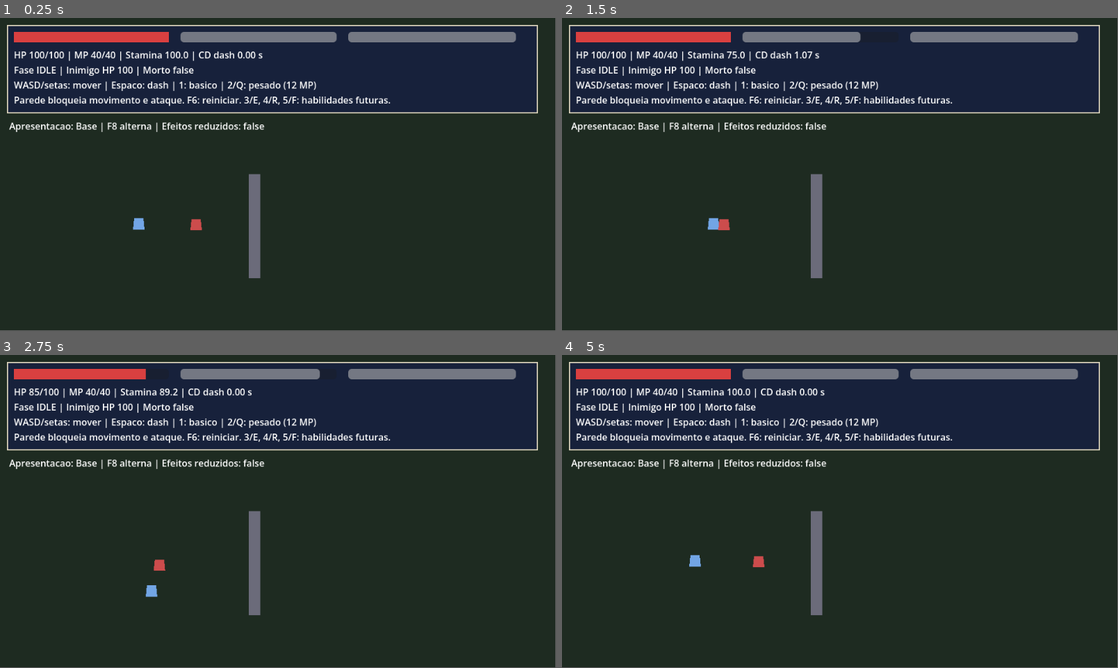
Above: before the commit, frames 1-4 (two rows, left to right).
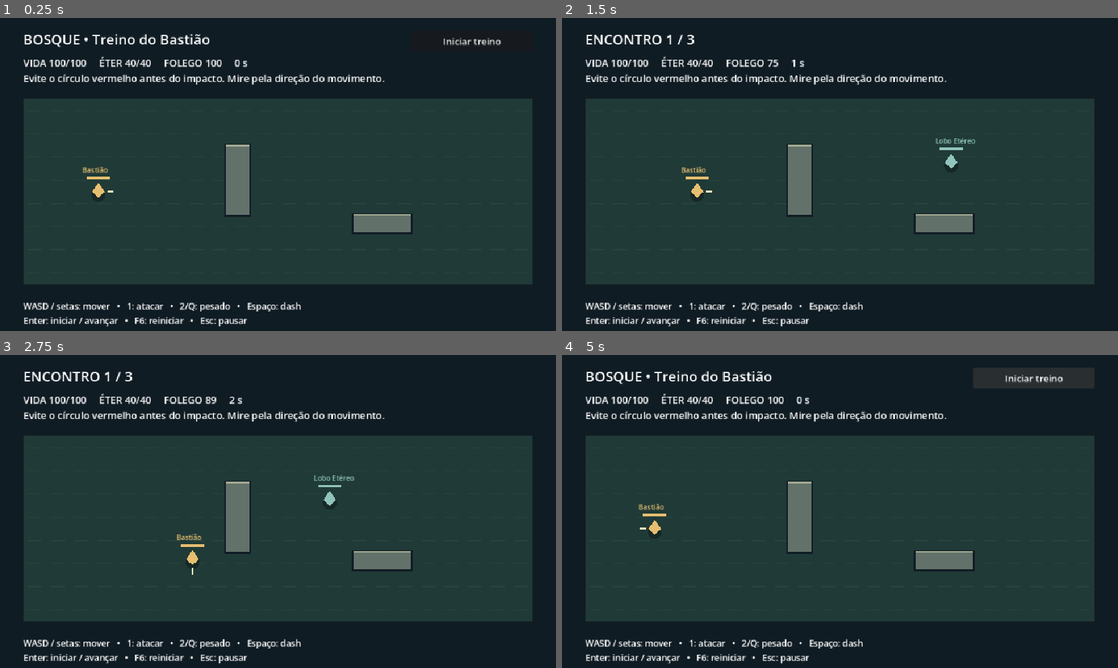
Above: after the commit, the same moments.

Repository: Sarhuman/Echoes-of-Aethel
Game: Godot game, scene res://playtest/arena.tscn
Same seed, same stepped clock (60 frames per second), same inputs: the game is played once before the commit and once after it. Before the commit the project starts from res://scenes/test_scene.tscn.
Inputs (mouse positions are in pixels of both pictures, inside the frame that each line leads up to):
- Up to frame 1 (0.25 s): no input
- Up to frame 2 (1.5 s): click (1034, 39) at 0.5 s, where only the run after the commit has a clickable "Iniciar treino"; tap Enter at 1.25 s; hold D (move_right) from 1.28 s (still down); tap Space (dash) at 1.35 s
- Up to frame 3 (2.75 s): tap Enter at 1.55, 2.1 s; release D (move_right) at 2.03 s; hold S (move_down) from 2.03 s (still down); tap Space (dash) at 2.3 s
- Up to frame 4 (5 s): release S (move_down) at 2.78 s; hold D (move_right) 2.78-3.53 s; tap 1 (attack_basic) at 2.85 s; tap Enter at 3.05, 4.35 s; hold W (move_up) 3.53-4.28 s; tap Space (dash) at 3.6 s; hold A (move_left) from 4.28 s (still down); tap F6 (debug_restart) at 4.9 s
In our replay, the window is 799x449 before the commit and 800x450 after it. These sizes can differ from the game's own. Grey fills any space a smaller window leaves; there, only what the larger window draws over its background counts as a difference.

The runs differ from the first frame. In frame 1, 17% of the frame differs, in the area x 1-97%, y 2-99%; in frame 2, 16%; in frame 3, 16%; in frame 4, 16%.

Commit message:
feat: add three-encounter arena playtest 0.2.0-dev

Diff:
--- /dev/null
+++ b/client/godot/playtest/arena.gd
@@ -0,0 +1,196 @@
+extends Node2D
+## Disposable playtest session. Does not read/write campaign progress.
+enum Stage { READY, FIGHT, REST, WON, LOST }
+const BOUNDS := Rect2(40, 140, 880, 320)
+const OBSTACLES: Array[Rect2] = [Rect2(390, 220, 40, 120), Rect2(610, 340, 100, 30)]
+var navigation := ArenaNavigation.new()
+var player: Player
+var enemies: Array[ActorBase] = []
+var stage := Stage.READY
+var wave := 0
+var elapsed := 0.0
+var banner: Label
+var stats: Label
+var hint: Label
+var action: Button
+var notice := ""
+
+func _ready() -> void:
+	navigation.configure(BOUNDS, OBSTACLES)
+	for rect in OBSTACLES:
+		_wall(rect)
+	for rect in [Rect2(20, 120, 920, 20), Rect2(20, 460, 920, 20), Rect2(20, 140, 20, 320), Rect2(920, 140, 20, 320)]:
+		_wall(rect)
+	player = Player.new()
+	player.name = "Player"
+	player.actor_id = &"playtest.player"
+	player.team_id = &"player"
+	player.position = Vector2(170, 300)
+	_body(player)
+	add_child(player)
+	player.skill_unavailable.connect(func(slot): notice = "Habilidade %d reservada. Use 1 ou 2/Q." % slot)
+	player.attack_started.connect(func(_id): notice = "")
+	var layer := CanvasLayer.new()
+	add_child(layer)
+	banner = _label(layer, Vector2(40, 20), 24)
+	stats = _label(layer, Vector2(40, 65), 17)
+	hint = _label(layer, Vector2(40, 486), 15)
+	hint.text = "WASD / setas: mover   •   1: atacar   •   2/Q: pesado   •   Espaço: dash\nEnter: iniciar / avançar   •   F6: reiniciar   •   Esc: pausar"
+	action = Button.new()
+	action.position = Vector2(710, 22)
+	action.size = Vector2(210, 36)
+	action.focus_mode = Control.FOCUS_NONE
+	action.pressed.connect(advance_session)
+	layer.add_child(action)
+	process_mode = Node.PROCESS_MODE_ALWAYS
+	player.process_mode = Node.PROCESS_MODE_PAUSABLE
+	_refresh()
+
+func _label(parent: Node, point: Vector2, size: int) -> Label:
+	var label := Label.new()
+	label.position = point
+	label.add_theme_font_size_override("font_size", size)
+	parent.add_child(label)
+	return label
+
+func _body(actor: ActorBase) -> void:
+	actor.collision_layer = 1
+	actor.collision_mask = 2 # Actors can separate freely; scenery remains solid.
+	var collision := CollisionShape2D.new()
+	var shape := CircleShape2D.new()
+	shape.radius = 9.0
+	collision.shape = shape
+	actor.add_child(collision)
+
+func _wall(rect: Rect2) -> void:
+	var body := StaticBody2D.new()
+	body.position = rect.get_center()
+	body.collision_layer = 2
+	body.collision_mask = 0
+	var shape := RectangleShape2D.new()
+	shape.size = rect.size
+	var collision := CollisionShape2D.new()
+	collision.shape = shape
+	body.add_child(collision)
+	add_child(body)
+
+func advance_session() -> void:
+	if get_tree().paused:
+		return
+	if stage in [Stage.WON, Stage.LOST]:
+		get_tree().reload_current_scene()
+	elif stage in [Stage.READY, Stage.REST]:
+		_start_wave()
+
+func _start_wave() -> void:
+	for enemy in enemies:
+		enemy.queue_free()
+	enemies.clear()
+	wave += 1
+	stage = Stage.FIGHT
+	player.position = Vector2(170, 300)
+	player.attacks.cancel()
+	player._sync_attack_state()
+	player.mp = player.mp_max
+	player.stamina = player.stamina_max
+	player.current_health = mini(player.max_health, player.current_health + 30)
+	player.dash_left = 0.0
+	player.iframe_left = 0.0
+	player.cooldown_left = 0.0
+	_spawn("Lobo Etéreo", Vector2(740, 240), 55, 82.0, 34.0, 0.65, 10)
+	if wave >= 2:
+		_spawn("Cultista", Vector2(760, 410), 75, 48.0, 85.0, 1.1, 16)
+	if wave >= 3:
+		_spawn("Lobo Etéreo", Vector2(530, 190), 55, 82.0, 34.0, 0.65, 10)
+	_refresh()
+
+func _spawn(title: String, point: Vector2, hp: int, speed: float, reach: float, windup: float, damage: int) -> void:
+	var enemy := ActorBase.new()
+	enemy.actor_id = StringName("arena.%d.%d" % [wave, enemies.size()])
+	enemy.set_meta("title", title)
+	enemy.position = point
+	enemy.max_health = hp
+	enemy.movement_speed = speed
+	enemy.process_mode = Node.PROCESS_MODE_PAUSABLE
+	_body(enemy)
+	var brain := ArenaBrain.new()
+	brain.name = "Brain"
+	brain.actor = enemy
+	brain.navigation = navigation
+	brain.detection_range = 900.0
+	brain.attack_range = reach
+	brain.windup_duration = windup
+	brain.attack_damage = damage
+	brain.attack_cooldown = 1.5
+	brain.vertical_projection_scale = 0.7
+	brain.waypoints = PackedVector2Array([point, Vector2(270, 190), Vector2(270, 410)])
+	enemy.add_child(brain)
+	add_child(enemy)
+	enemies.append(enemy)
+
+func _process(delta: float) -> void:
+	if not get_tree().paused and stage == Stage.FIGHT:
+		elapsed += delta
+		if player.is_dead:
+			stage = Stage.LOST
+		elif enemies.all(func(enemy): return enemy.is_dead):
+			stage = Stage.WON if wave == 3 else Stage.REST
+	_refresh()
+	queue_redraw()
+
+func _refresh() -> void:
+	var titles := ["BOSQUE • Treino do Bastião", "ENCONTRO %d / 3" % wave, "ÁREA LIMPA • Recupere o fôlego", "VITÓRIA • Bosque protegido", "DERROTA • Tente outra abordagem"]
+	banner.text = "PAUSADO" if get_tree().paused else titles[stage]
+	stats.text = "VIDA %d/%d     ÉTER %.0f/%.0f     FOLEGO %.0f     %.0f s\n%s" % [player.current_health, player.max_health, player.mp, player.mp_max, player.stamina, elapsed, notice if notice != "" else "Evite o círculo vermelho antes do impacto. Mire pela direção do movimento."]
+	action.visible = stage != Stage.FIGHT
+	action.text = "Iniciar treino" if stage == Stage.READY else ("Próximo encontro" if stage == Stage.REST else "Tentar novamente")
+
+func _unhandled_key_input(event: InputEvent) -> void:
+	if not event is InputEventKey or not event.pressed or event.echo:
+		return
+	if event.keycode == KEY_ESCAPE:
+		get_tree().paused = not get_tree().paused
+	elif event.is_action_pressed("debug_restart"):
+		get_tree().paused = false
+		get_tree().reload_current_scene()
+	elif event.keycode == KEY_ENTER:
+		advance_session()
+
+func _draw() -> void:
+	draw_rect(Rect2(0, 0, 960, 540), Color("101c24"))
+	draw_rect(BOUNDS, Color("203a37"))
+	for x in range(60, 920, 40):
+		for y in range(160, 460, 40):
+			draw_line(Vector2(x - 12, y), Vector2(x + 12, y), Color("29443e"))
+	for rect in OBSTACLES:
+		draw_rect(rect.grow(3), Color("101c24"))
+		draw_rect(rect, Color("63716b"))
+		draw_line(rect.position, rect.position + Vector2(rect.size.x, 0), Color("a4aa91"), 3)
+	if not is_instance_valid(player):
+		return
+	_draw_actor(player, Color("e6be6f"), "Bastião")
+	if not player.is_dead:
+		var direction := player.facing
+		draw_line(player.position + direction * 15, player.position + direction * 26, Color("fff0bd"), 3)
+		if player.attacks.phase != CombatService.Phase.IDLE:
+			draw_arc(player.position, player.attacks.definition.reach, player.attacks.direction.angle() - PI / 3, player.attacks.direction.angle() + PI / 3, 24, Color("ffe2a0"), 3)
+	for enemy in enemies:
+		if enemy.is_dead:
+			continue
+		var brain := enemy.get_node("Brain") as ArenaBrain
+		if brain._winding:
+			draw_arc(enemy.position, brain.attack_range, 0, TAU, 40, Color("ff826e"), 2)
+			var progress := 1.0 - brain._windup_left / brain.windup_duration
+			draw_arc(enemy.position, brain.attack_range, -PI / 2, -PI / 2 + TAU * progress, 40, Color("ffe6b0"), 4)
+		_draw_actor(enemy, Color("91c4bc") if enemy.get_meta("title") == "Lobo Etéreo" else Color("bd85b2"), enemy.get_meta("title"))
+
+func _draw_actor(actor: ActorBase, color: Color, title: String) -> void:
+	var point := actor.position
+	if actor.is_dead:
+		draw_line(point - Vector2(8, 8), point + Vector2(8, 8), Color("bb7972"), 3)
+		return
+	draw_circle(point + Vector2(0, 5), 12, Color(0, 0, 0, 0.3))
+	draw_colored_polygon(PackedVector2Array([point + Vector2(0, -16), point + Vector2(11, 0), point + Vector2(0, 10), point + Vector2(-11, 0)]), color)
+	draw_rect(Rect2(point + Vector2(-20, -26), Vector2(40, 4)), Color("172329"))
+	draw_rect(Rect2(point + Vector2(-20, -26), Vector2(40.0 * actor.current_health / actor.max_health, 4)), color)
+	draw_string(ThemeDB.fallback_font, point + Vector2(-28, -33), title, HORIZONTAL_ALIGNMENT_LEFT, -1, 12, color)
--- /dev/null
+++ b/client/godot/playtest/arena.tscn
@@ -0,0 +1,4 @@
+[gd_scene load_steps=2 format=3]
+[ext_resource type="Script" path="res://playtest/arena.gd" id="1"]
+[node name="Arena" type="Node2D"]
+script = ExtResource("1")
--- /dev/null
+++ b/client/godot/playtest/arena_brain.gd
@@ -0,0 +1,59 @@
+class_name ArenaBrain
+extends EnemyFSM
+## Remembers only the last visible position, never tracks through walls.
+var navigation: ArenaNavigation
+var last_seen := Vector2.ZERO
+var memory_left := 0.0
+var route_left := 0.0
+var route_points := PackedVector2Array()
+var route_target := Vector2.INF
+
+func _physics_process(delta: float) -> void:
+	memory_left = maxf(0.0, memory_left - delta)
+	route_left = maxf(0.0, route_left - delta)
+	super._physics_process(delta)
+
+func _process_chase() -> void:
+	if not _target_valid(target_actor):
+		target_actor = null
+		change_state(State.IDLE)
+		return
+	var distance := actor.global_position.distance_to(target_actor.global_position)
+	if distance > detection_range * 1.5:
+		target_actor = null
+		change_state(State.IDLE)
+		return
+	if _line_of_sight(target_actor):
+		last_seen = target_actor.global_position
+		memory_left = 3.0
+		if distance <= attack_range:
+			change_state(State.ATTACK)
+			return
+	elif memory_left <= 0.0 or actor.global_position.distance_to(last_seen) < 8.0:
+		target_actor = null
+		change_state(State.IDLE)
+		return
+	_move_towards(last_seen)
+
+func _process_attack(delta: float) -> void:
+	if _target_valid(target_actor) and not _line_of_sight(target_actor):
+		change_state(State.CHASE)
+		return
+	super._process_attack(delta)
+
+func _move_towards(destination: Vector2) -> void:
+	if navigation == null:
+		super._move_towards(destination)
+		return
+	if route_left <= 0.0 or destination.distance_to(route_target) > 24.0:
+		route_points = navigation.route(actor.global_position, destination)
+		if route_points.size() > 1:
+			route_points.remove_at(0)
+		route_target = destination
+		route_left = 0.25
+	while not route_points.is_empty() and actor.global_position.distance_to(route_points[0]) < 6.0:
+		route_points.remove_at(0)
+	if route_points.is_empty():
+		actor.velocity = Vector2.ZERO
+		return
+	super._move_towards(route_points[0])
--- /dev/null
+++ b/client/godot/playtest/arena_navigation.gd
@@ -0,0 +1,32 @@
+class_name ArenaNavigation
+extends RefCounted
+## Static arena geometry shared by all agents; routes remain actor-local.
+const CELL := 20.0
+var grid := AStarGrid2D.new()
+
+func configure(bounds: Rect2, obstacles: Array[Rect2]) -> void:
+	grid.region = Rect2i(0, 0, int(bounds.size.x / CELL), int(bounds.size.y / CELL))
+	grid.cell_size = Vector2.ONE * CELL
+	grid.offset = bounds.position + Vector2.ONE * CELL * 0.5
+	grid.diagonal_mode = AStarGrid2D.DIAGONAL_MODE_ONLY_IF_NO_OBSTACLES
+	grid.update()
+	for x in range(grid.region.size.x):
+		for y in range(grid.region.size.y):
+			var id := Vector2i(x, y)
+			var point := grid.get_point_position(id)
+			for obstacle in obstacles:
+				if obstacle.grow(20.0).has_point(point):
+					grid.set_point_solid(id)
+					break
+
+func cell(point: Vector2) -> Vector2i:
+	return Vector2i(((point - grid.offset) / CELL).round())
+
+func route(origin: Vector2, destination: Vector2) -> PackedVector2Array:
+	var start := cell(origin)
+	var finish := cell(destination)
+	if not grid.is_in_boundsv(start) or not grid.is_in_boundsv(finish):
+		return PackedVector2Array()
+	if grid.is_point_solid(start) or grid.is_point_solid(finish):
+		return PackedVector2Array()
+	return grid.get_point_path(start, finish)
--- a/client/godot/project.godot
+++ b/client/godot/project.godot
@@ -1,9 +1,9 @@
 config_version=5
 
 [application]
-config/version="0.1.0-dev"
+config/version="0.2.0-dev"
 config/name="Echoes of Aethel - Persistence Harness"
-run/main_scene="res://scenes/test_scene.tscn"
+run/main_scene="res://playtest/arena.tscn"
 config/features=PackedStringArray("4.6", "GL Compatibility")
 
 [autoload]
@@ -17,6 +17,7 @@
 [display]
 window/size/viewport_width=960
 window/size/viewport_height=540
+window/stretch/mode="canvas_items"
 
 [input]
 move_left={
--- /dev/null
+++ b/client/godot/tests/test_arena.gd
@@ -0,0 +1,96 @@
+extends SceneTree
+var checks := 0
+var failures := 0
+func _initialize() -> void:
+	call_deferred("run")
+func check(value: bool, label: String) -> void:
+	checks += 1
+	if not value:
+		failures += 1
+		push_error(label)
+func run() -> void:
+	var arena = load("res://playtest/arena.tscn").instantiate()
+	root.add_child(arena)
+	arena.player.input_enabled = false
+	check(arena.stage == arena.Stage.READY and arena.enemies.is_empty(), "safe ready state")
+	var nav: ArenaNavigation = arena.navigation
+	var route := nav.route(Vector2(350, 280), Vector2(470, 280))
+	check(route.size() > 6, "route detours around wall")
+	var clear := true
+	for point in route:
+		if arena.OBSTACLES[0].grow(19).has_point(point): clear = false
+	check(clear, "route preserves body clearance")
+	check(nav.route(Vector2(-100, -100), Vector2.ZERO).is_empty(), "invalid route rejected")
+	var walker := ActorBase.new()
+	walker.actor_id = &"navigation.probe"
+	walker.position = Vector2(350, 280)
+	walker.movement_speed = 100
+	arena._body(walker)
+	arena.add_child(walker)
+	var walker_brain := ArenaBrain.new()
+	walker_brain.actor = walker
+	walker_brain.navigation = nav
+	walker.add_child(walker_brain)
+	walker_brain.set_physics_process(false)
+	var crossed_wall := false
+	for i in range(300):
+		walker_brain.route_left = maxf(0.0, walker_brain.route_left - 1.0 / 60.0)
+		walker_brain._move_towards(Vector2(470, 280))
+		await physics_frame
+		if arena.OBSTACLES[0].has_point(walker.position): crossed_wall = true
+	check(walker.position.distance_to(Vector2(470, 280)) < 25, "physical agent completes obstacle detour")
+	check(not crossed_wall, "physical agent never crosses wall")
+	walker.queue_free()
+	await physics_frame
+	arena.advance_session()
+	check(arena.wave == 1 and arena.enemies.size() == 1, "first encounter starts")
+	arena.advance_session()
+	check(arena.wave == 1, "start during fight cannot duplicate enemies")
+	var enemy: ActorBase = arena.enemies[0]
+	var brain: ArenaBrain = enemy.get_child(1)
+	var before := enemy.position
+	for i in range(180): await physics_frame
+	check(enemy.position.distance_to(before) > 40, "enemy approaches player physically")
+	# Explicit occlusion scenario: preserve only the previously visible point.
+	brain.set_physics_process(false)
+	enemy.position = Vector2(350, 280)
+	arena.player.position = Vector2(480, 280)
+	brain.target_actor = arena.player
+	brain.last_seen = Vector2(350, 190)
+	brain.memory_left = 1.0
+	brain.change_state(EnemyFSM.State.CHASE)
+	await physics_frame
+	brain._process_chase()
+	check(brain.last_seen == Vector2(350, 190), "occlusion does not reveal current position")
+	brain.memory_left = 0
+	brain._process_chase()
+	check(brain.target_actor == null and enemy.velocity == Vector2.ZERO, "lost target stops chase")
+	brain.set_physics_process(true)
+	var enemy_position := enemy.position
+	paused = true
+	for i in range(5): await process_frame
+	check(enemy.position == enemy_position, "pause freezes actors")
+	paused = false
+	for expected_wave in range(1, 4):
+		for foe in arena.enemies:
+			foe.take_damage(1000, arena.player)
+		arena._process(0.0)
+		check(arena.stage == (arena.Stage.WON if expected_wave == 3 else arena.Stage.REST), "wave clear transition %d" % expected_wave)
+		if expected_wave < 3:
+			arena.player.mp = 0
+			arena.advance_session()
+			check(arena.wave == expected_wave + 1 and arena.player.mp == arena.player.mp_max, "rest restores MP and advances")
+	check(arena.enemies.size() == 3 and arena.stage == arena.Stage.WON, "three waves reach victory")
+	arena.queue_free()
+	await process_frame
+	var defeat = load("res://playtest/arena.tscn").instantiate()
+	root.add_child(defeat)
+	defeat.player.input_enabled = false
+	defeat.advance_session()
+	defeat.player.take_damage(1000, defeat.enemies[0])
+	defeat._process(0.0)
+	check(defeat.stage == defeat.Stage.LOST, "player death reaches defeat")
+	defeat.queue_free()
+	await process_frame
+	print("ARENA: %d checks, %d failures" % [checks, failures])
+	quit(1 if failures else 0)
Not shown, added: client/godot/playtest/arena.gd.uid
Not shown, added: client/godot/playtest/arena_brain.gd.uid
Not shown, added: client/godot/playtest/arena_navigation.gd.uid
Not shown, added: client/godot/tests/test_arena.gd.uid
Not shown, changed: CHANGELOG.md
Not shown, changed: README.md
Not shown, changed: VERSION
Not shown, changed: client/godot/README.md
Not shown, added: docs/engineering/playtest.md
Not shown, changed: docs/engineering/versions.md
